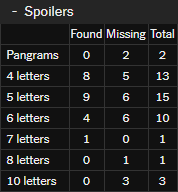
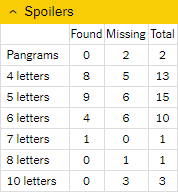
Comparing the layer stacks of the two 178 × 192 images. Changes:
hid "Layer 2", painted on it over [0, 0, 178, 192]
painted on "Layer 3" over [9, 9, 17, 14]
